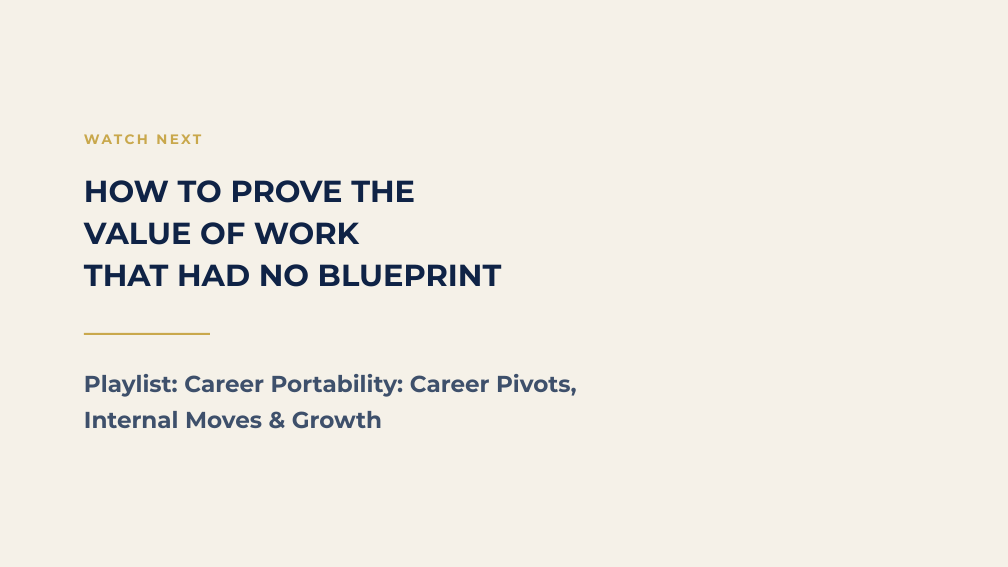
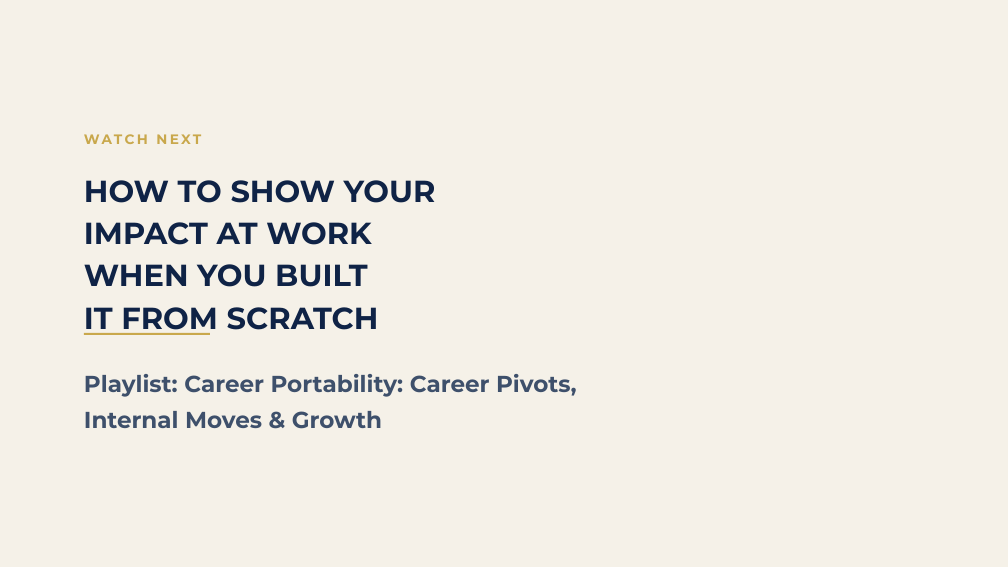
Before and after one commit to temidanielle/temidayoafonja-site, a slide deck: slide 12 of deliverables/video-6-slides/out/Video_6_Main_Slides.pptx. Drawn at 1008x567 pixels with LibreOffice and Linux fonts; fonts in the diff are those of the drawing. Boxes give left, top, right and bottom in pixels: in the first picture for what was removed or moved away, otherwise in the second. Text is boxed around its words. In the diff, an @@ line names an element or a change of style, - is before the commit and + after.

```diff
--- a/deliverables/video-6-slides/out/Video_6_Main_Slides.pptx
+++ b/deliverables/video-6-slides/out/Video_6_Main_Slides.pptx
@@ text at [84, 180, 436, 335]: text changed @@
-HOW TO PROVE THE
-VALUE OF WORK
-THAT HAD NO BLUEPRINT
+HOW TO SHOW YOUR
+IMPACT AT WORK
+WHEN YOU BUILT
+IT FROM SCRATCH
```
Also in this commit, not shown: 23 other files.
